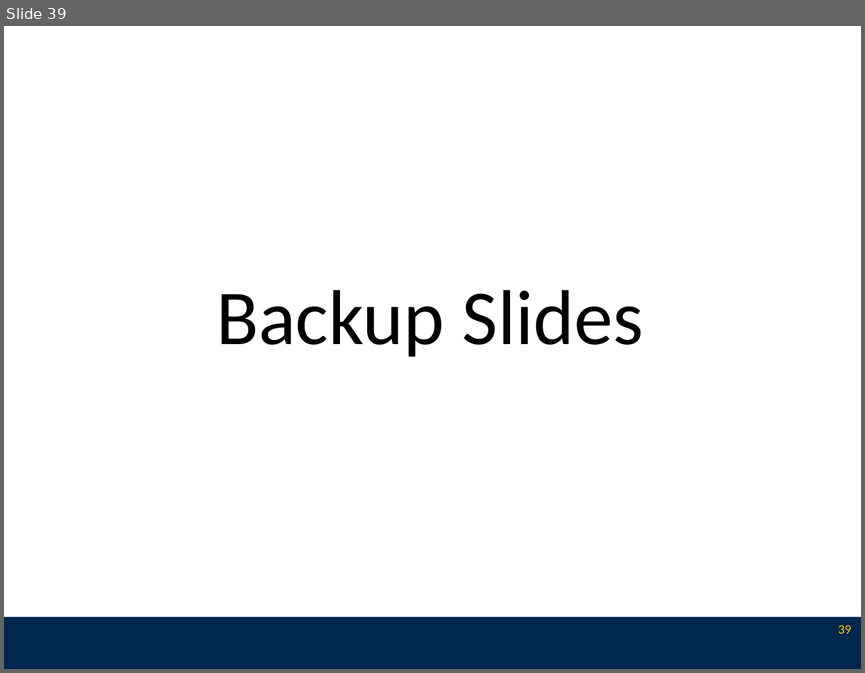
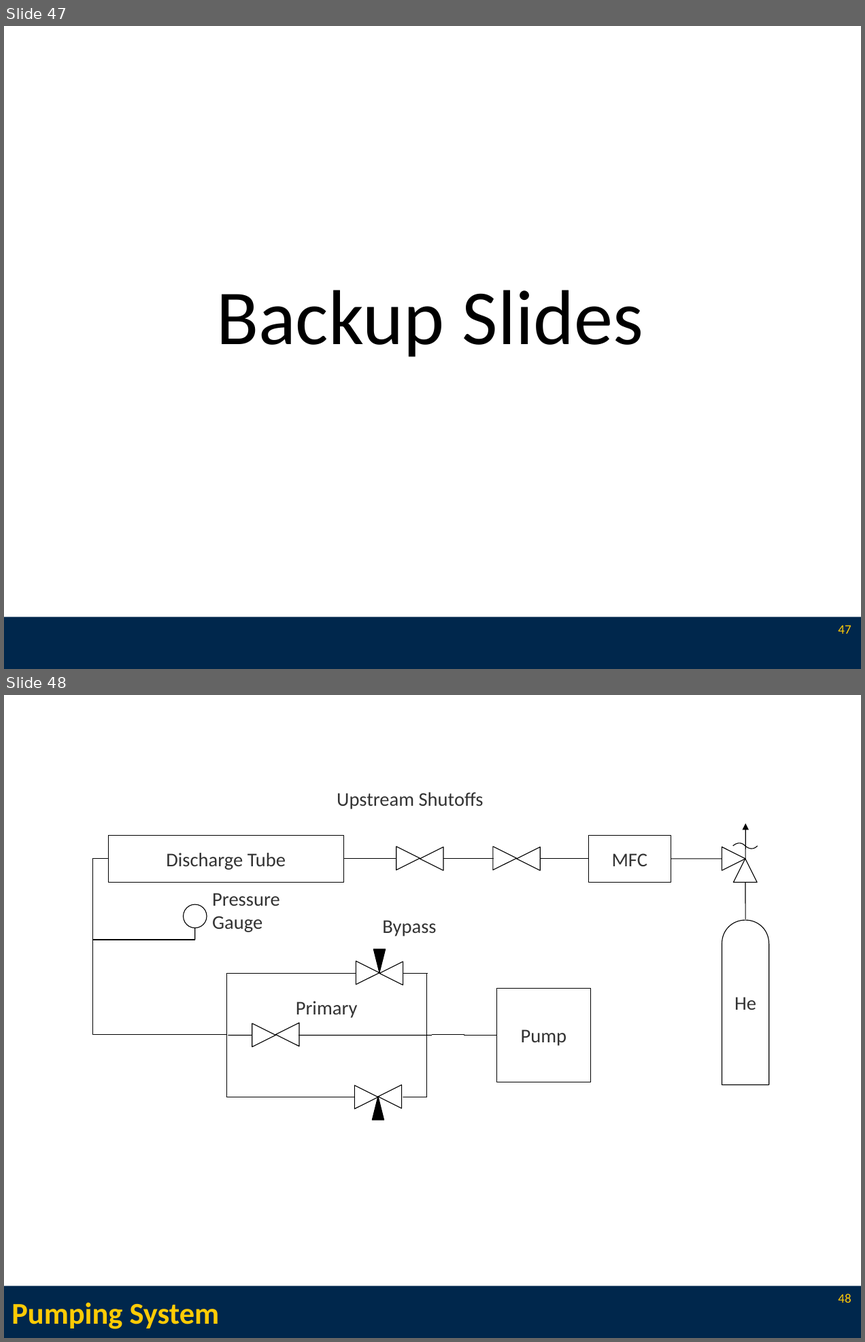
Before and after one commit to l3enny/dissertation, a slide deck: defense/presentation.odp. Shown one above the other, each under a label of ours: slide 39 before the commit, slides 47 and 48 after it. The pictures are 865x673 and 865x1342 pixels, drawn with LibreOffice and Linux fonts; fonts in the diff are those of the drawing. Boxes give left, top, right and bottom in pixels: in the first picture for what was removed or moved away, otherwise in the second. Text is boxed around its words. In the diff, an @@ line names an element or a change of style, - is before the commit and + after.

```diff
--- a/defense/presentation.odp
+++ b/defense/presentation.odp
@@ slide 48 added at <box>4,695,861,1338</box>, background #FFFFFF; not listed: 1 template element that a slide beside it also shows @@
@@ text added at <box>337,792,483,809</box>, 18 pt, text #333333 @@
+Upstream Shutoffs
@@ rectangle added at <box>108,835,344,883</box>, fill #FFFFFF, outline #000000 0.71 pt, 18 pt, text #333333 @@
+Discharge Tube
@@ rectangle added at <box>589,835,671,883</box>, fill #FFFFFF, outline #000000 0.71 pt, 18 pt, text #333333 @@
+MFC
@@ triangle added at <box>396,847,419,870</box>, fill #FFFFFF, outline #000000 0.71 pt @@
@@ triangle added at <box>420,847,443,870</box>, fill #FFFFFF, outline #000000 0.71 pt @@
@@ triangle added at <box>493,847,516,870</box>, fill #FFFFFF, outline #000000 0.71 pt @@
@@ triangle added at <box>516,847,540,870</box>, fill #FFFFFF, outline #000000 0.71 pt @@
@@ group added at <box>721,824,757,883</box>: 2 triangles, 2 freeform shapes, 1 arrow @@
@@ elbow line added from (108, 859) to (195, 940), #000000 0.71 pt @@
@@ elbow line added from (108, 859) to (227, 1035), #000000 0.71 pt @@
@@ elbow line added from (344, 859) to (396, 858), #000000 0.71 pt @@
@@ elbow line added from (443, 858) to (493, 858), #000000 0.71 pt @@
@@ elbow line added from (540, 858) to (589, 859), #000000 0.71 pt @@
@@ line added from (722, 859) to (668, 859), #000000 0.71 pt @@
@@ text added at <box>212,893,280,932</box>, 18 pt, text #333333 @@
+Pressure
+Gauge
@@ line added from (745, 883) to (745, 919), #000000 0.71 pt @@
@@ ellipse added at <box>184,904,207,928</box>, fill #FFFFFF, outline #000000 0.71 pt @@
@@ line added from (195, 928) to (195, 940), #000000 0.71 pt @@
@@ text added at <box>382,920,436,936</box>, 18 pt, text #333333 @@
+Bypass
@@ freeform shape added at <box>721,921,769,1085</box>, fill #FFFFFF, outline #000000 0.71 pt, 18 pt, text #333333 @@
+He
@@ group added at <box>227,949,432,1119</box>: 8 triangles, 4 freeform shapes, 2 lines, 2 elbow lines, 1 text @@
+Primary
@@ rectangle added at <box>497,988,591,1082</box>, fill #FFFFFF, outline #000000 0.71 pt, 18 pt, text #333333 @@
+Pump
@@ elbow line added from (432, 1035) to (497, 1036), #000000 0.71 pt @@
@@ title added at <box>11,1302,220,1329</box>, 28 pt, text #FFCB05, bold @@
+Pumping System
@@ page number added at <box>838,1294,851,1303</box>, 12 pt, text #FFCB05 @@
+48
@@ what was slide 39 is now slide 47 @@
@@ page number at <box>838,625,851,634</box>: text changed @@
-39
+47
```
Also in this commit, not shown: 4 slides changed, 15 other slides added, 27 other files.
